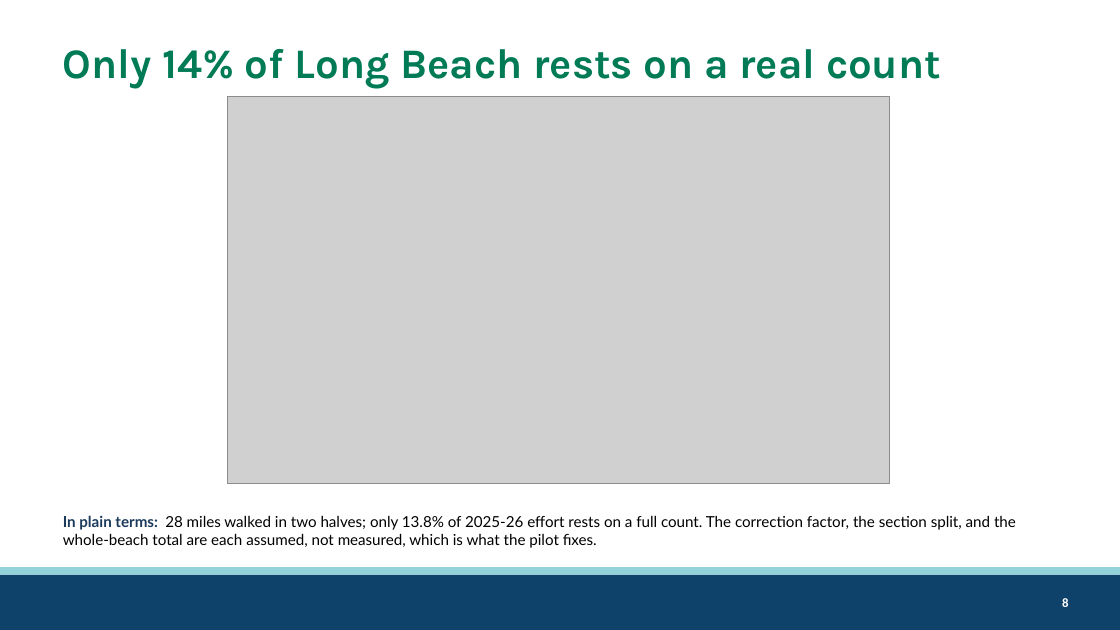
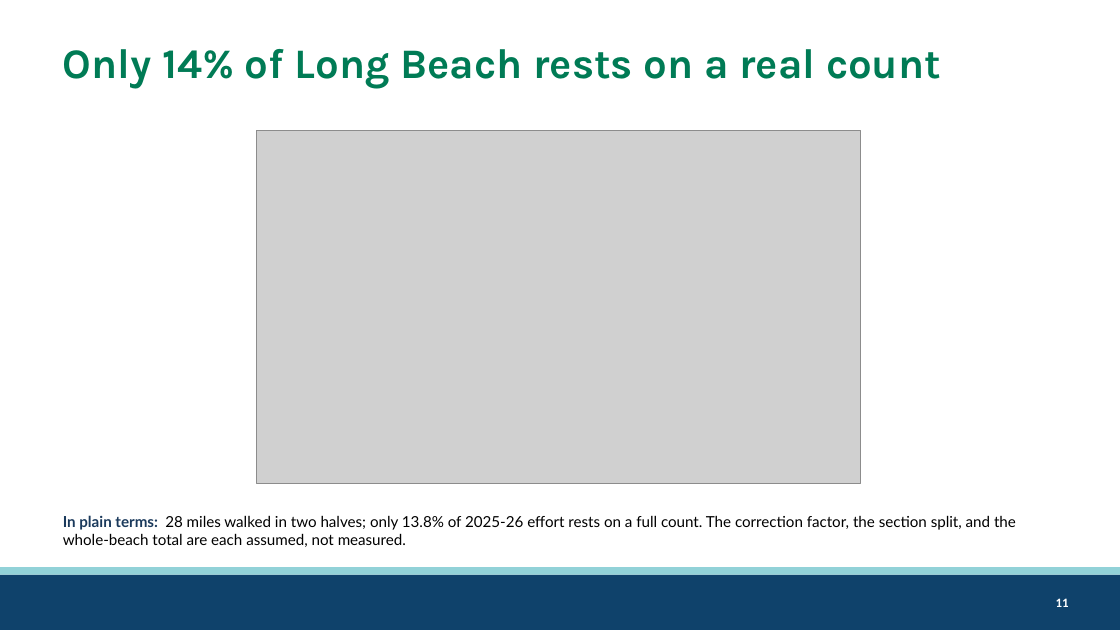
Before and after one commit to mattgeorgephd/razor-clam-harvest-monitoring, a slide deck: slide 11 of 07_presentations/razor-clam-sampling-design.pptx (slide 8 before the commit). Drawn at 1120x630 pixels with LibreOffice and Linux fonts; fonts in the diff are those of the drawing; grey boxes stand for pictures; background and template pictures are left out. Boxes give left, top, right and bottom in pixels: in the first picture for what was removed or moved away, otherwise in the second. Text is boxed around its words. In the diff, an @@ line names an element or a change of style, - is before the commit and + after.

Commit message:
donor beach analysis

```diff
--- a/07_presentations/razor-clam-sampling-design.pptx
+++ b/07_presentations/razor-clam-sampling-design.pptx
@@ picture: place and size @@
-picture at <box>228,97,891,483</box>
+picture at <box>256,130,861,483</box>
@@ text at <box>63,515,1016,547</box>: text changed @@
-In plain terms: 28 miles walked in two halves; only 13.8% of 2025-26 effort rests on a full count. The correction factor, the section split, and the whole-beach total are each assumed, not measured, which is what the pilot fixes.
+In plain terms: 28 miles walked in two halves; only 13.8% of 2025-26 effort rests on a full count. The correction factor, the section split, and the whole-beach total are each assumed, not measured.
@@ page number at <box>1056,598,1069,607</box>: text changed @@
-8
+11
```
Also in this commit, not shown: 17 other slides changed, 9 slides added, 7 slides removed, 5 other files.
